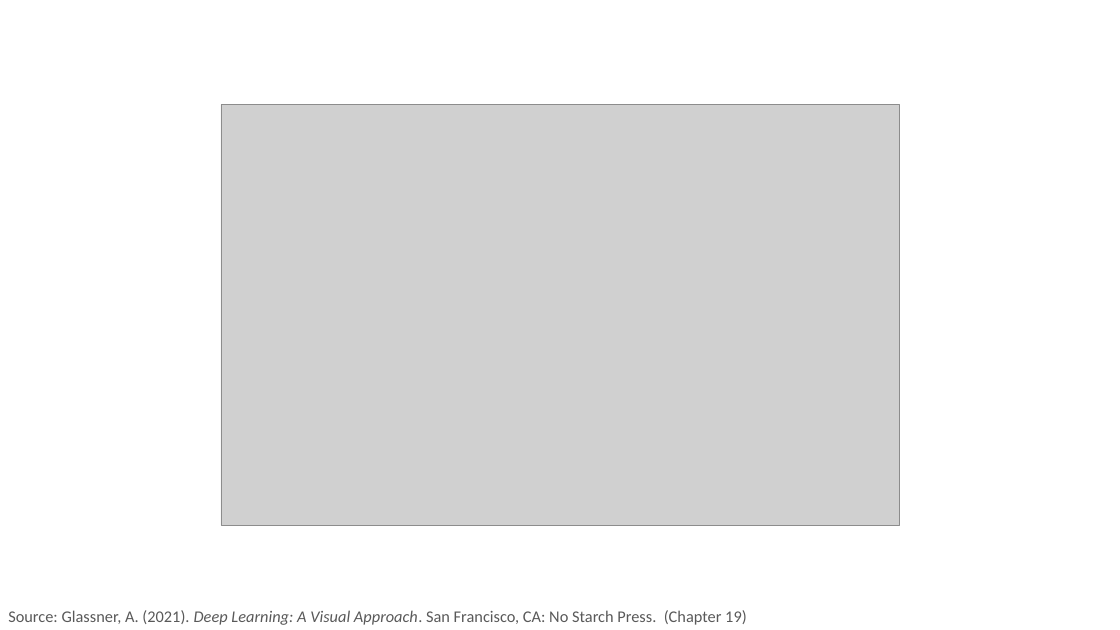
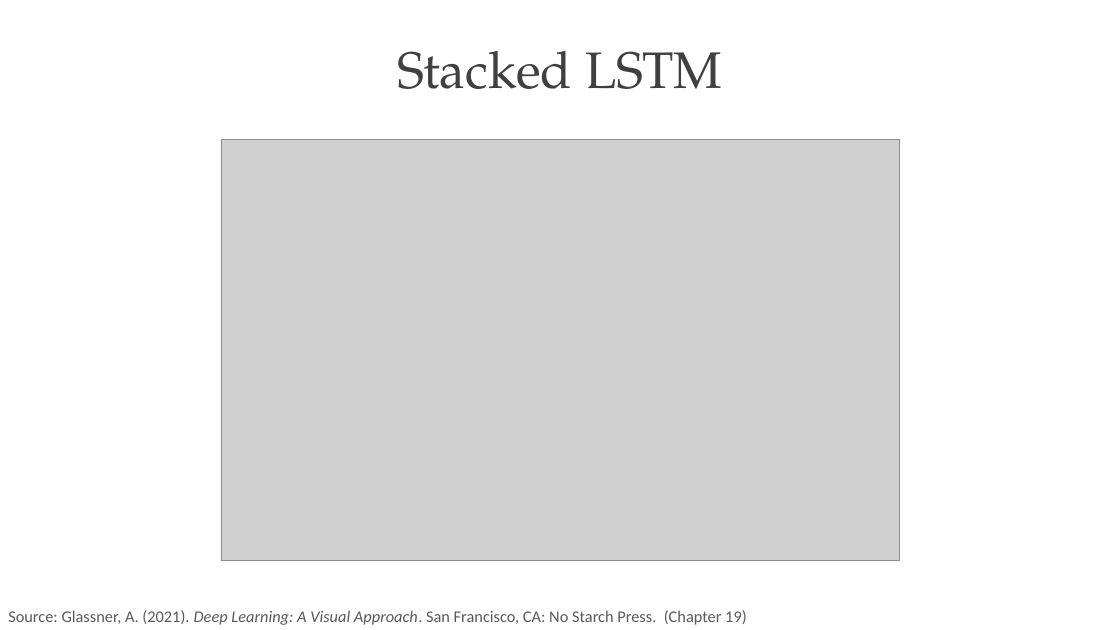
Before and after one commit to PracticumAI/rnn, a slide deck: slide 6 of presentations/02_lstm_gru.pptx. Drawn at 1120x630 pixels with LibreOffice and Linux fonts; fonts in the diff are those of the drawing; grey boxes stand for pictures. Boxes give left, top, right and bottom in pixels: in the first picture for what was removed or moved away, otherwise in the second. Text is boxed around its words. In the diff, an @@ line names an element or a change of style, - is before the commit and + after.

```diff
--- a/presentations/02_lstm_gru.pptx
+++ b/presentations/02_lstm_gru.pptx
@@ title added at box(397, 51, 722, 89), 44 pt, text #404040 @@
+Stacked LSTM
@@ picture: place and size @@
-picture at box(221, 104, 899, 525)
+picture at box(221, 140, 899, 561)
```
Also in this commit, not shown: 4 other slides changed, 1 slide added.
